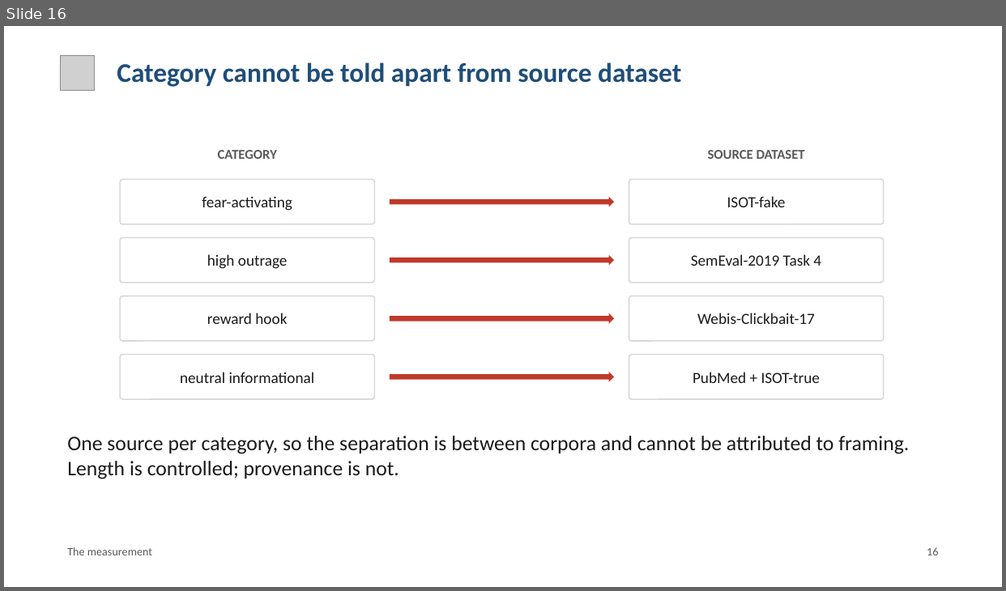
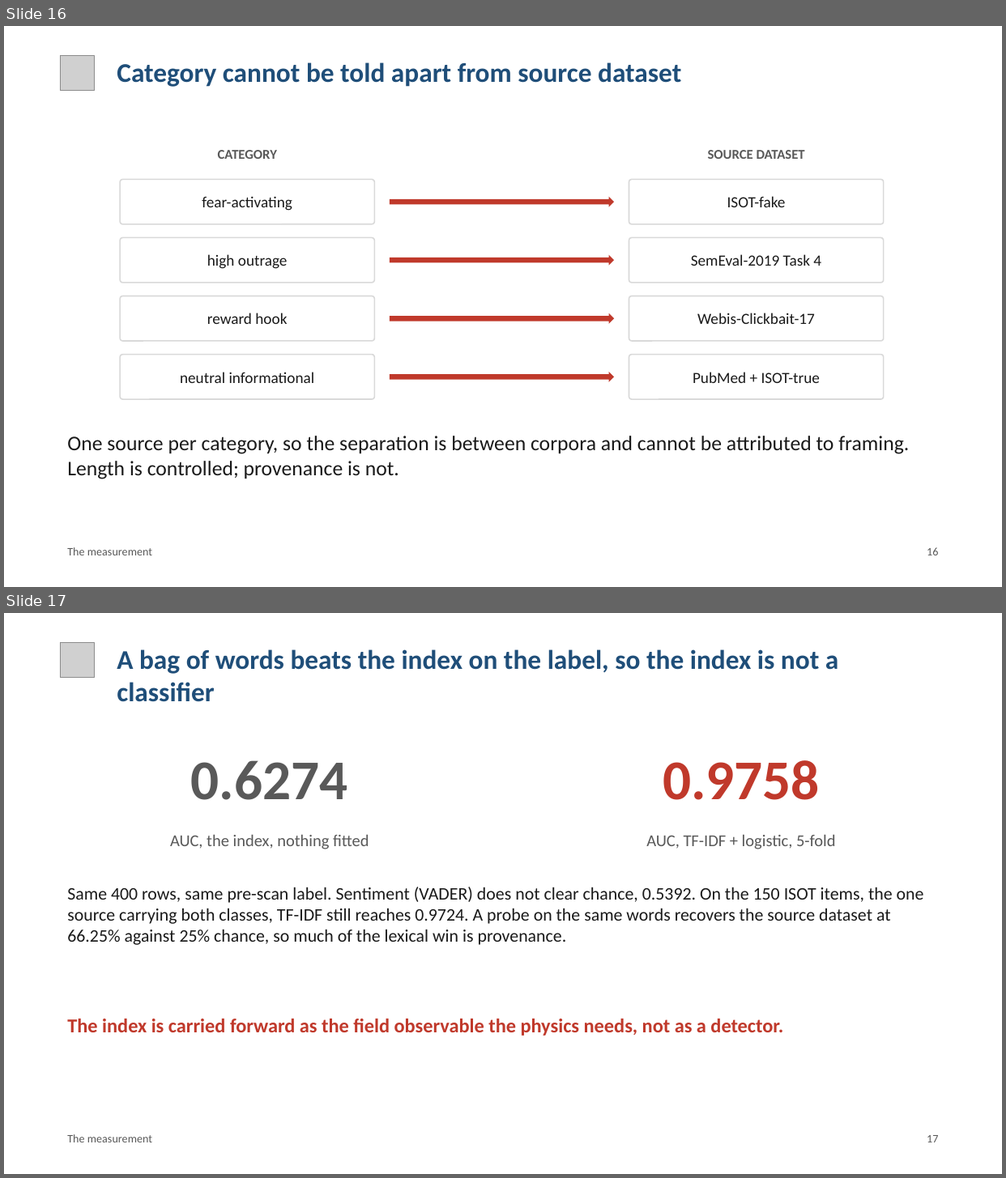
Before and after one commit to brn-mwai/monarch, a slide deck: docs/defence/Monarch_Defence.pptx. Shown one above the other, each under a label of ours: slide 16 before the commit, slides 16 and 17 after it. The pictures are 1006x591 and 1006x1178 pixels, drawn with LibreOffice and Linux fonts; fonts in the diff are those of the drawing; grey boxes stand for pictures. Boxes give left, top, right and bottom in pixels: in the first picture for what was removed or moved away, otherwise in the second. Text is boxed around its words. In the diff, an @@ line names an element or a change of style, - is before the commit and + after.

Commit message:
Put the baseline, the outrage split and the reversal count in the deck
Adds a slide showing TF-IDF at 0.9758 against the index at 0.6274, retitles
the effect-size slide to say outrage moves both networks, and states that
the reversal count matches the noise model. The builder now reads icons from
assets/icons, where they are, so the editable deck builds again.

```diff
--- a/docs/defence/Monarch_Defence.pptx
+++ b/docs/defence/Monarch_Defence.pptx
@@ slide 17 added at [4, 613, 1002, 1174], background #FFFFFF @@
@@ picture added at [60, 643, 95, 677] @@
@@ text added at [117, 649, 838, 702], 26 pt, text #1F4E79, bold @@
+A bag of words beats the index on the label, so the index is not a classifier
@@ text added at [191, 760, 348, 800], 54 pt, text #595959, bold @@
+0.6274
@@ text added at [663, 760, 820, 800], 54 pt, text #C0392B, bold @@
+0.9758
@@ text added at [170, 834, 369, 850], 16 pt, text #595959 @@
+AUC, the index, nothing fitted
@@ text added at [646, 834, 836, 850], 16 pt, text #595959 @@
+AUC, TF-IDF + logistic, 5-fold
@@ text added at [67, 887, 924, 945], 17 pt, text #1A1A1A @@
+Same 400 rows, same pre-scan label. Sentiment (VADER) does not clear chance, 0.5392. On the 150 ISOT items, the one source carrying both classes, TF-IDF still reaches 0.9724. A probe on the same words recovers the source dataset at 66.25% against 25% chance, so much of the lexical win is provenance.
@@ text added at [67, 1019, 783, 1036], 19 pt, text #C0392B, bold @@
+The index is carried forward as the field observable the physics needs, not as a detector.
@@ text added at [67, 1135, 152, 1143], 11 pt, text #595959 @@
+The measurement
@@ text added at [927, 1135, 938, 1143], 11 pt, text #595959 @@
+17
```
Also in this commit, not shown: 12 slides changed, 3 other files.
